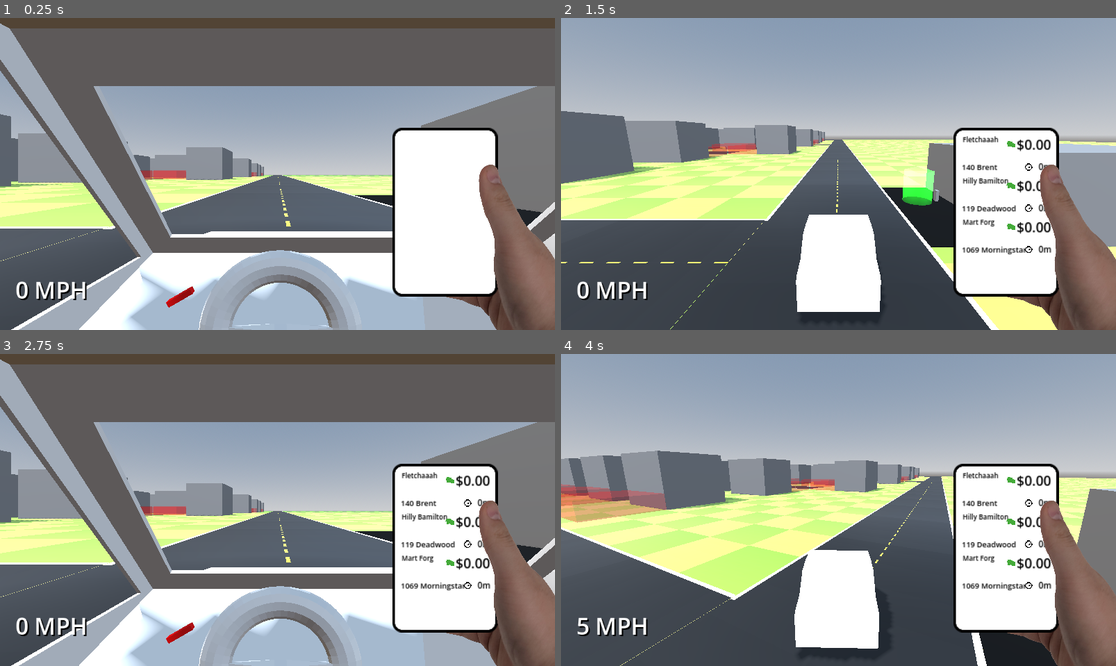
Above: before the commit, frames 1-4 (two rows, left to right).
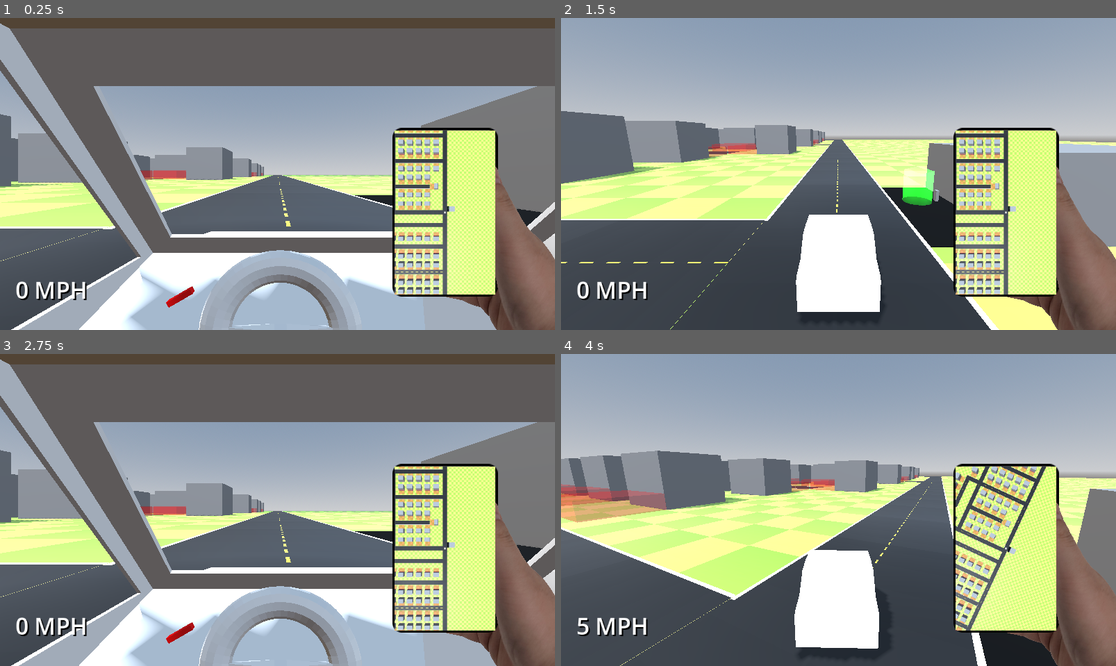
Above: after the commit, the same moments.

Repository: AndrewHamel111/SISGameJam2026
Game: Godot game, scene res://scenes/world.tscn
Two runs of this game, one before a commit and one after it. Both use one fixed random seed, a clock stepped at 60 frames per second and the inputs below.
Inputs:
- Up to frame 1 (0.25 s): no input
- Up to frame 2 (1.5 s): tap Enter at 0.5 s; hold D (turn_right) 0.53-1.28 s; tap P (camera_toggle) at 0.6 s; tap U (phone_confirm) at 1.25, 1.35 s; hold Space (brake) from 1.28 s (still down)
- Up to frame 3 (2.75 s): tap U (phone_confirm) at 2 s; release Space (brake) at 2.03 s; hold D (turn_right) from 2.03 s (still down); tap P (camera_toggle) at 2.1 s
- Up to frame 4 (4 s): tap U (phone_confirm) at 2.75, 2.85 s; release D (turn_right) at 2.78 s; hold W (accelerate) 2.78-3.53 s; hold A (turn_left) from 3.53 s (still down); tap P (camera_toggle) at 3.6 s

The runs differ from the first frame. In frame 1, 9.5% of the frame differs, in the area x 71-90%, y 36-89%; in frame 2, 9.5%; in frame 3, 9.5%; in frame 4, 9.5%.

Commit message:
Functional minimap, needs polish.

Diff:
--- a/entities/player/player.gd
+++ b/entities/player/player.gd
@@ -99,7 +99,7 @@
 func entered_gas_station(station : GasStation) -> void:
 	gas_station = station
 
-func exited_gas_station(station : GasStation) -> void:
+func exited_gas_station(_station : GasStation) -> void:
 	gas_station = null
 
 func deal_with_gas(delta: float) -> void:
--- a/scenes/hud.tscn
+++ b/scenes/hud.tscn
@@ -6,6 +6,7 @@
 [ext_resource type="Script" uid="uid://nahkn1jsqqlv" path="res://scripts/hand_controller.gd" id="4_047uy"]
 [ext_resource type="Texture2D" uid="uid://b7ibh1jkyg2sq" path="res://resources/png/hand_orders/top_back.png" id="5_5pdws"]
 [ext_resource type="Texture2D" uid="uid://cmh2j8itojxry" path="res://resources/png/hand_orders/top_front.png" id="6_hd3ao"]
+[ext_resource type="Script" uid="uid://2ckk0ywviwat" path="res://scripts/minimap.gd" id="7_5pdws"]
 
 [sub_resource type="LabelSettings" id="LabelSettings_k0juu"]
 font_size = 48
@@ -105,3 +106,22 @@
 offset_bottom = 447.99988
 pivot_offset = Vector2(1300, 900)
 texture = ExtResource("6_hd3ao")
+
+[node name="Node2D" type="Node2D" parent="." unique_id=1275958081]
+script = ExtResource("7_5pdws")
+
+[node name="SubViewportContainer" type="SubViewportContainer" parent="Node2D" unique_id=514925115]
+offset_left = 819.0
+offset_top = 234.0
+offset_right = 1076.0
+offset_bottom = 746.0
+metadata/_edit_use_anchors_ = true
+
+[node name="SubViewport" type="SubViewport" parent="Node2D/SubViewportContainer" unique_id=630261304]
+handle_input_locally = false
+size = Vector2i(209, 340)
+render_target_update_mode = 4
+
+[node name="MinimapCamera" type="Camera3D" parent="Node2D/SubViewportContainer/SubViewport" unique_id=731611126]
+unique_name_in_owner = true
+transform = Transform3D(1, 0, 0, 0, -4.371139e-08, 1, 0, -1, -4.371139e-08, 0, 100, 0)
--- /dev/null
+++ b/scripts/minimap.gd
@@ -0,0 +1,13 @@
+extends Node2D
+
+var minimap_camera: Camera3D
+var player: Node3D
+
+func _ready() -> void:
+	minimap_camera = get_node("%MinimapCamera") as Camera3D
+	player = get_node("/root/World/Player") as Node3D
+
+func _process(_delta: float) -> void:
+	minimap_camera.global_position.x = player.global_position.x
+	minimap_camera.global_position.z = player.global_position.z
+	minimap_camera.global_rotation.y = player.global_rotation.y + PI
Not shown: 1 places in scenes/world.tscn that only renumber resources
Not shown, added: scripts/minimap.gd.uid
